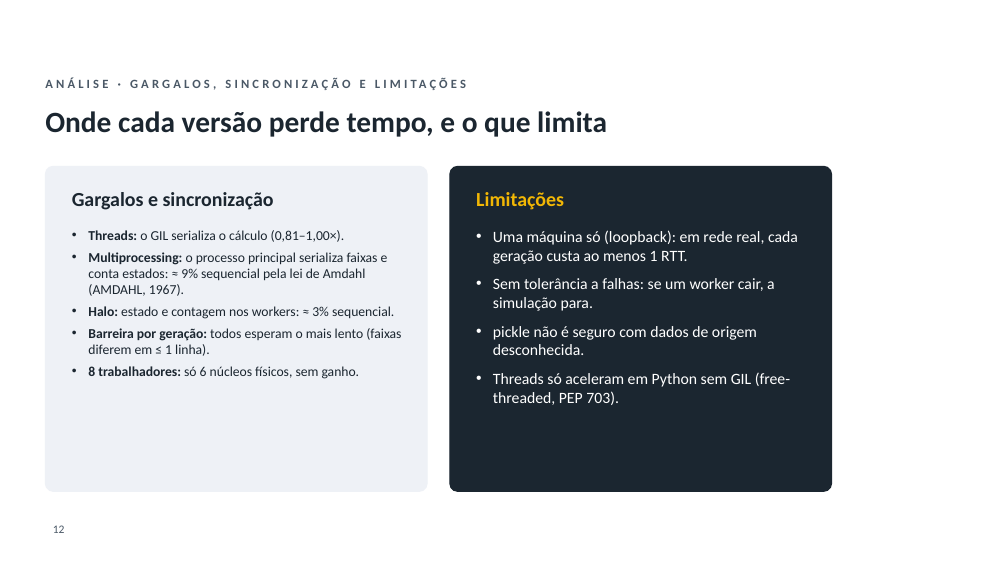
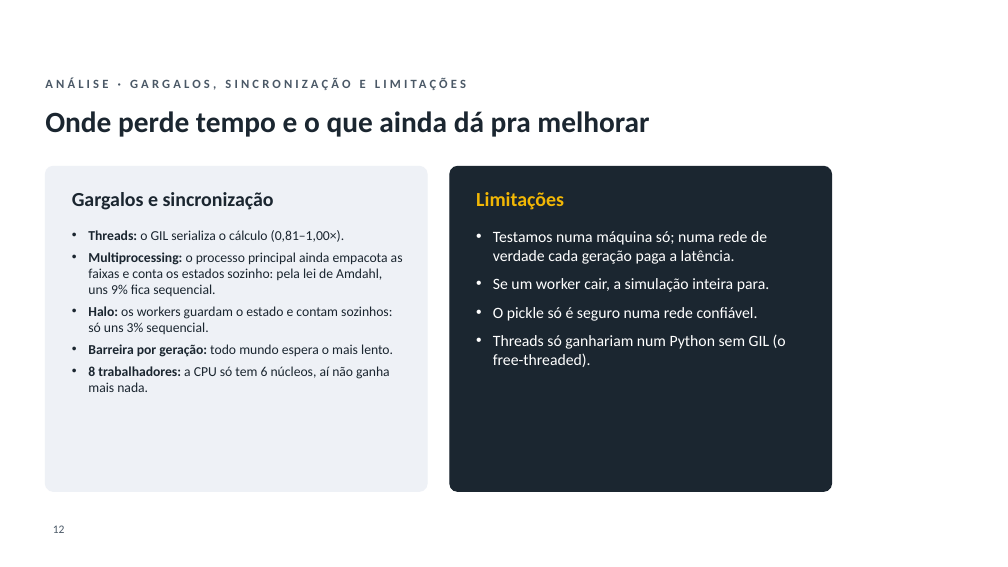
Before and after one commit to GianSE/fakenews-distribuidos, a slide deck: slide 12 of Apresentacao/Apresentacao_FakeNews_UTFPR.pptx. Drawn at 1008x567 pixels with LibreOffice and Linux fonts; fonts in the diff are those of the drawing; background and template pictures are left out. Boxes give left, top, right and bottom in pixels: in the first picture for what was removed or moved away, otherwise in the second. Text is boxed around its words. In the diff, an @@ line names an element or a change of style, - is before the commit and + after.

```diff
--- a/Apresentacao/Apresentacao_FakeNews_UTFPR.pptx
+++ b/Apresentacao/Apresentacao_FakeNews_UTFPR.pptx
@@ title at <box>45,111,649,137</box>: text changed @@
-Onde cada versão perde tempo, e o que limita
+Onde perde tempo e o que ainda dá pra melhorar
@@ text at <box>493,231,786,367</box>: text changed @@
-• Uma máquina só (loopback): em rede real, cada geração custa ao menos 1 RTT.
-• Sem tolerância a falhas: se um worker cair, a simulação para.
-• pickle não é seguro com dados de origem desconhecida.
-• Threads só aceleram em Python sem GIL (free-threaded, PEP 703).
+• Testamos numa máquina só; numa rede de verdade cada geração paga a latência.
+• Se um worker cair, a simulação inteira para.
+• O pickle só é seguro numa rede confiável.
+• Threads só ganhariam num Python sem GIL (o free-threaded).
@@ text at <box>88,252,403,392</box>: text changed @@
-• Multiprocessing: o processo principal serializa faixas e conta estados: ≈ 9% sequencial pela lei de Amdahl (AMDAHL, 1967).
-• Halo: estado e contagem nos workers: ≈ 3% sequencial.
-• Barreira por geração: todos esperam o mais lento (faixas diferem em ≤ 1 linha).
-• 8 trabalhadores: só 6 núcleos físicos, sem ganho.
+• Multiprocessing: o processo principal ainda empacota as faixas e conta os estados sozinho: pela lei de Amdahl, uns 9% fica sequencial.
+• Halo: os workers guardam o estado e contam sozinhos: só uns 3% sequencial.
+• Barreira por geração: todo mundo espera o mais lento.
+• 8 trabalhadores: a CPU só tem 6 núcleos, aí não ganha mais nada.
```
Also in this commit, not shown: 12 other slides changed, 3 other files.
